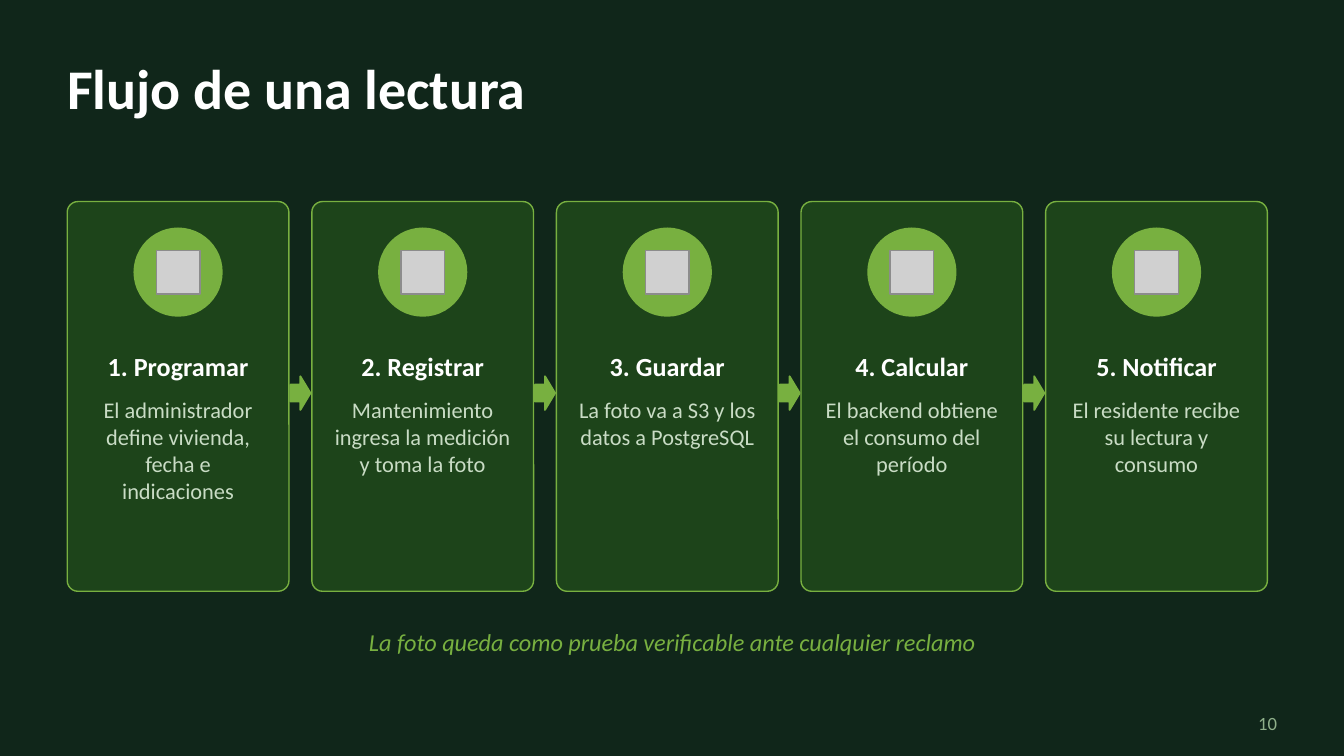
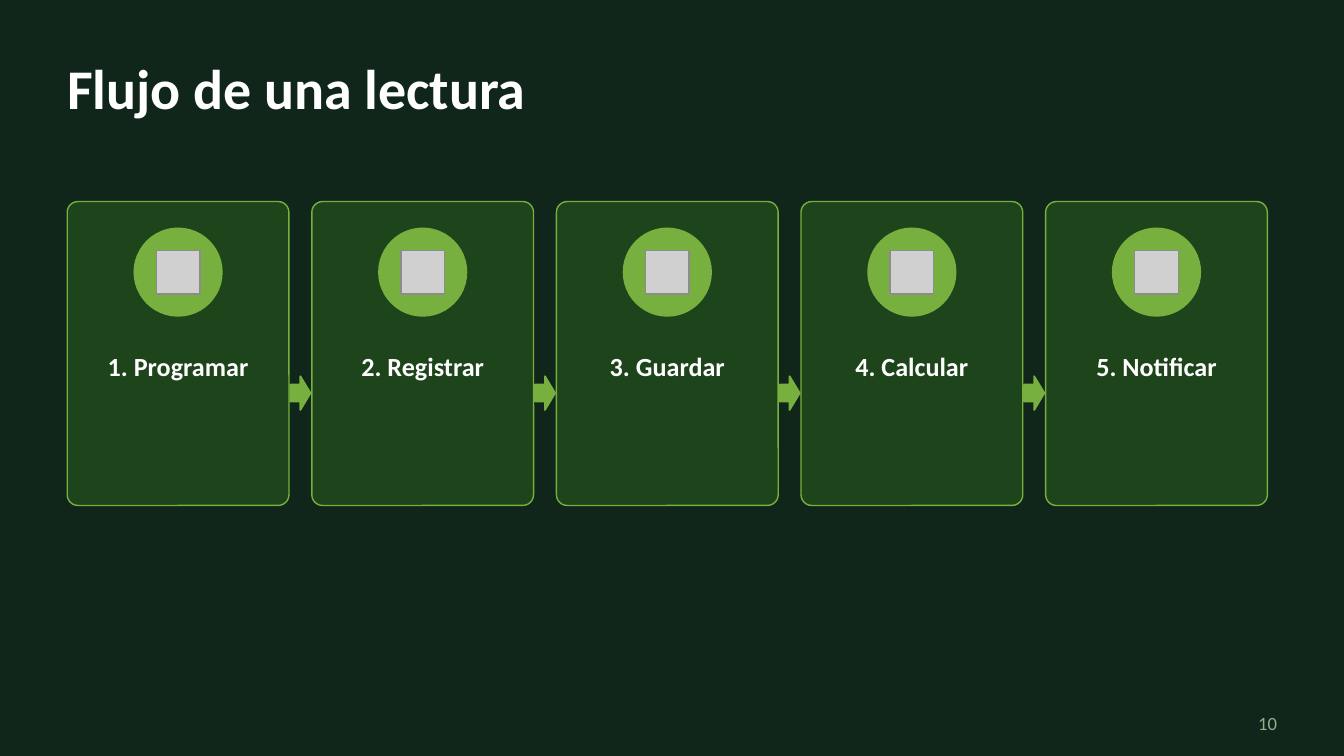
Before and after one commit to Zylohw/Leaf-Counter, a slide deck: slide 10 of docs/Presentacion/Leaf_Presentacion_v1.pptx. Drawn at 1344x756 pixels with LibreOffice and Linux fonts; fonts in the diff are those of the drawing; grey boxes stand for pictures. Boxes give left, top, right and bottom in pixels: in the first picture for what was removed or moved away, otherwise in the second. Text is boxed around its words. In the diff, an @@ line names an element or a change of style, - is before the commit and + after.

```diff
--- a/docs/Presentacion/Leaf_Presentacion_v1.pptx
+++ b/docs/Presentacion/Leaf_Presentacion_v1.pptx
@@ rounded rectangle: place and size @@
-rounded rectangle at (67, 202, 289, 591)
+rounded rectangle at (67, 202, 289, 505)
@@ rounded rectangle: place and size @@
-rounded rectangle at (312, 202, 534, 591)
+rounded rectangle at (312, 202, 534, 505)
@@ rounded rectangle: place and size @@
-rounded rectangle at (556, 202, 778, 591)
+rounded rectangle at (556, 202, 778, 505)
@@ rounded rectangle: place and size @@
-rounded rectangle at (801, 202, 1023, 591)
+rounded rectangle at (801, 202, 1023, 505)
@@ rounded rectangle: place and size @@
-rounded rectangle at (1046, 202, 1267, 591)
+rounded rectangle at (1046, 202, 1267, 505)
@@ text removed at (104, 402, 253, 499) @@
-El administrador define vivienda, fecha e indicaciones
@@ text removed at (335, 402, 510, 476) @@
-Mantenimiento ingresa la medición y toma la foto
@@ text removed at (579, 402, 756, 449) @@
-La foto va a S3 y los datos a PostgreSQL
@@ text removed at (826, 402, 998, 476) @@
-El backend obtiene el consumo del período
@@ text removed at (1073, 402, 1240, 472) @@
-El residente recibe su lectura y consumo
@@ text removed at (369, 634, 976, 655) @@
-La foto queda como prueba verificable ante cualquier reclamo
```
Also in this commit, not shown: 28 other slides changed, 2 slides added, 5 slides removed, 1 other file.
